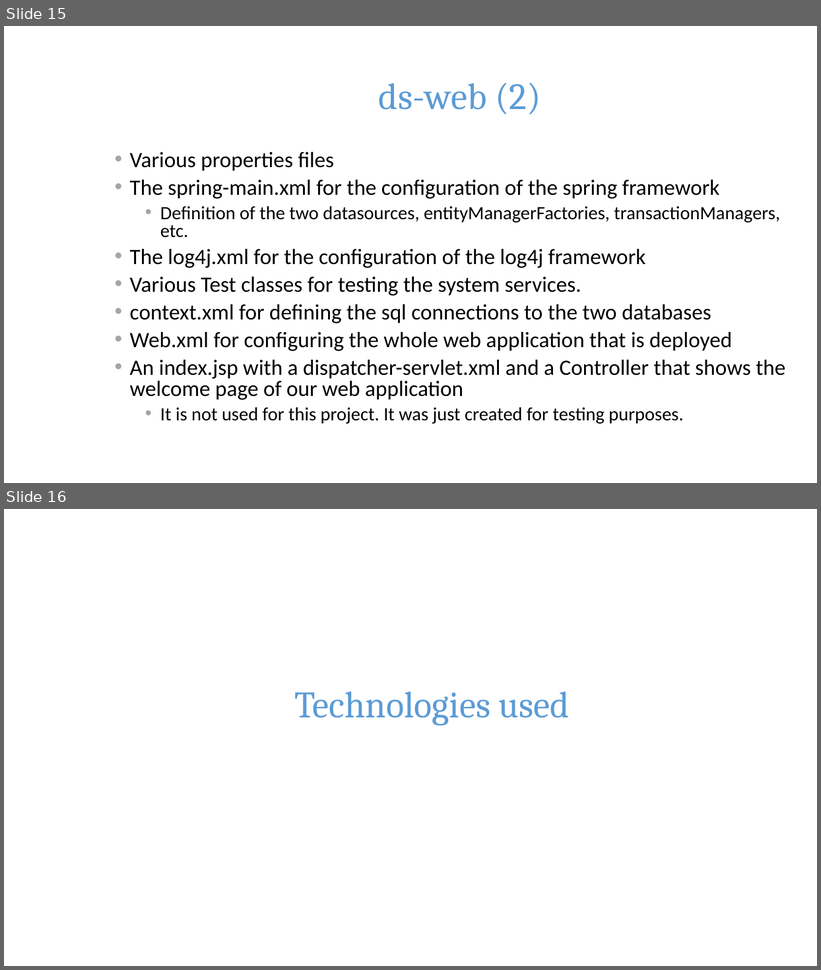
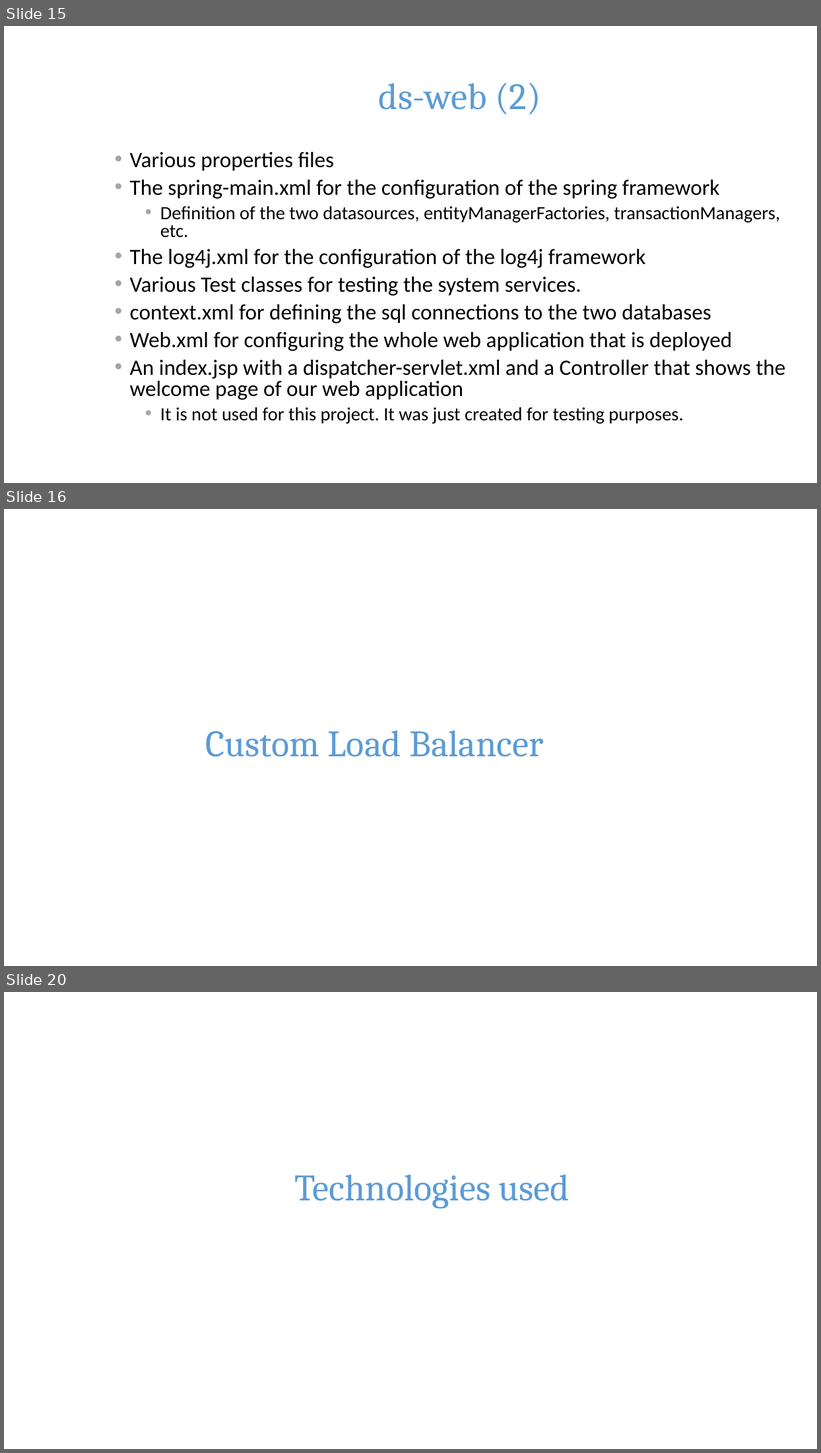
Before and after one commit to std08010/ds2015, a slide deck: Presentation.pptx. Shown one above the other, each under a label of ours: slides 15 and 16 before the commit, slides 15, 16 and 20 after it; the slides between them are not shown. The pictures are 821x970 and 821x1453 pixels, drawn with LibreOffice and Linux fonts; fonts in the diff are those of the drawing; background and template pictures are left out. Boxes give left, top, right and bottom in pixels: in the first picture for what was removed or moved away, otherwise in the second. Text is boxed around its words. In the diff, an @@ line names an element or a change of style, - is before the commit and + after.

```diff
--- a/Presentation.pptx
+++ b/Presentation.pptx
@@ slide 16 added at (4, 509, 817, 966), background picture (left out) @@
@@ title added at (206, 731, 544, 757), 44 pt, text #5B9BD5 @@
+Custom Load Balancer
@@ what was slide 16 is now slide 20 @@
```
Also in this commit, not shown: 3 other slides added.
